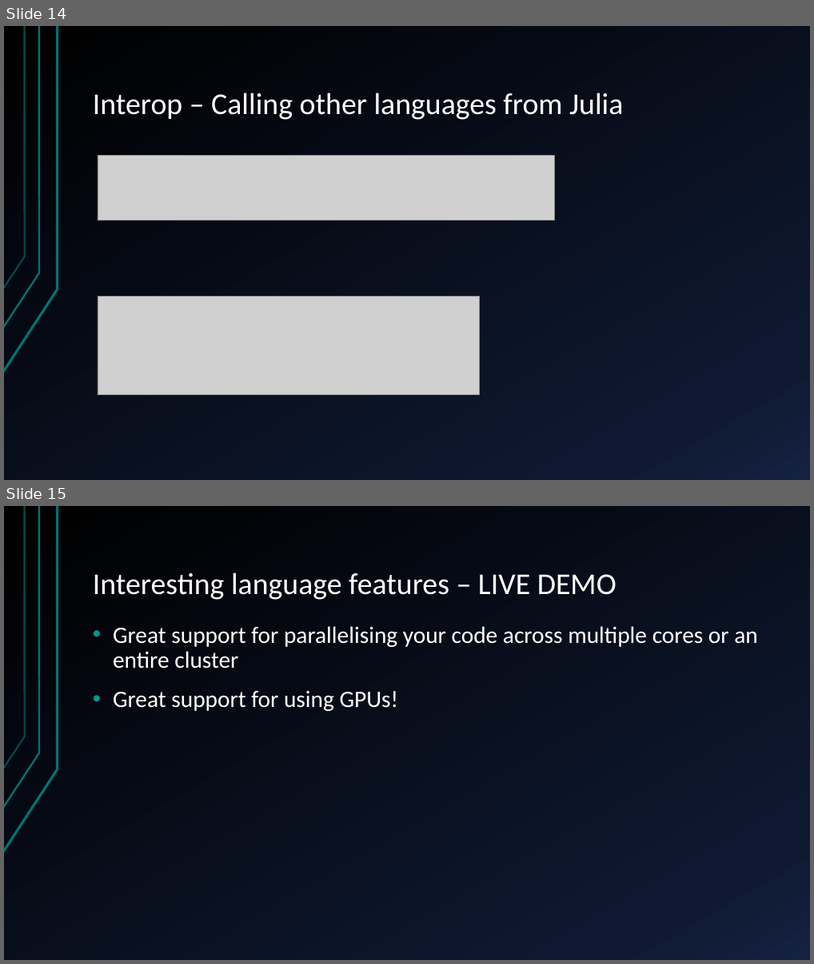
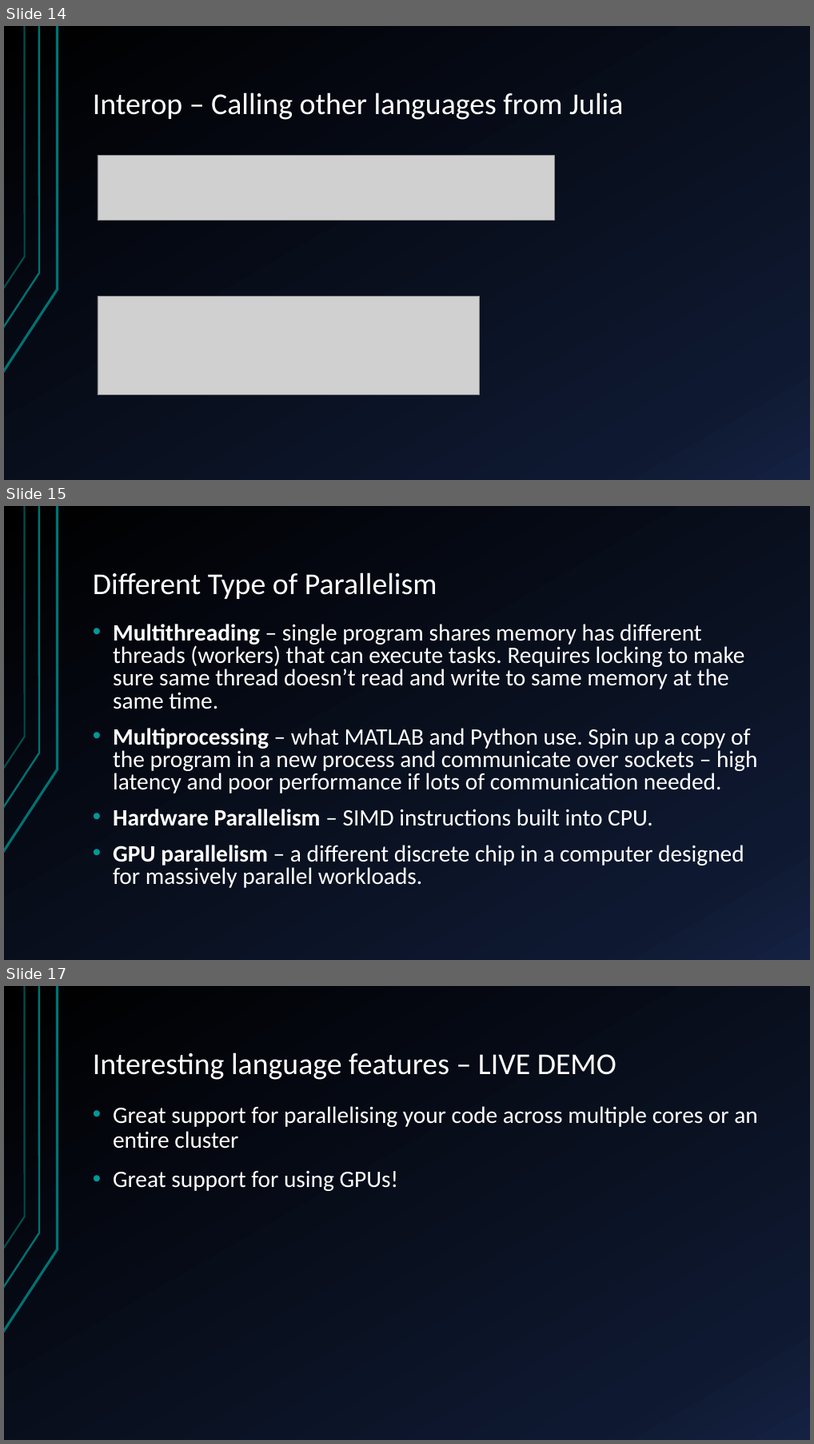
Before and after one commit to JamieMair/intro-to-julia-talk, a slide deck: Introduction to Julia.pptx. Shown one above the other, each under a label of ours: slides 14 and 15 before the commit, slides 14, 15 and 17 after it; the slides between them are not shown. The pictures are 814x964 and 814x1444 pixels, drawn with LibreOffice and Linux fonts; fonts in the diff are those of the drawing; grey boxes stand for pictures. Boxes give left, top, right and bottom in pixels: in the first picture for what was removed or moved away, otherwise in the second. Text is boxed around its words. In the diff, an @@ line names an element or a change of style, - is before the commit and + after.

```diff
--- a/Introduction to Julia.pptx
+++ b/Introduction to Julia.pptx
@@ slide 15 added at (4,506,810,960), background gradient #000000 to #0F1931 to #142242; not listed: 3 template elements that a slide beside it also shows @@
@@ title added at (93,572,438,599), 36 pt, text #FFFFFF @@
+Different Type of Parallelism
@@ text added at (113,624,758,888), 28 pt, text #FFFFFF @@
+• Multithreading – single program shares memory has different threads (workers) that can execute tasks. Requires locking to make sure same thread doesn’t read and write to same memory at the same time.
+• Multiprocessing – what MATLAB and Python use. Spin up a copy of the program in a new process and communicate over sockets – high latency and poor performance if lots of communication needed.
+• Hardware Parallelism – SIMD instructions built into CPU.
+• GPU parallelism – a different discrete chip in a computer designed for massively parallel workloads.
@@ what was slide 15 is now slide 17 @@
```
Also in this commit, not shown: 1 other slide added, 1 other file.
